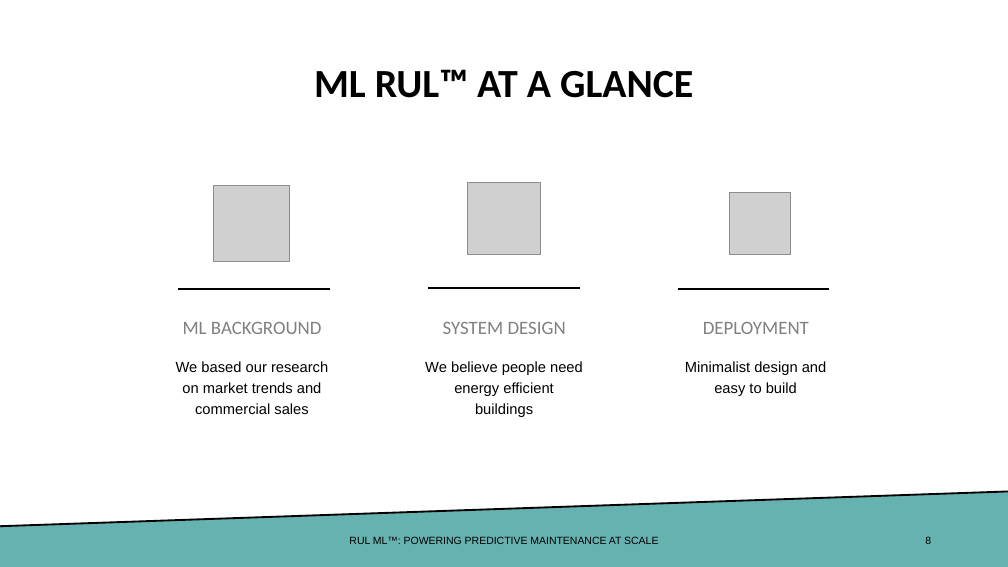
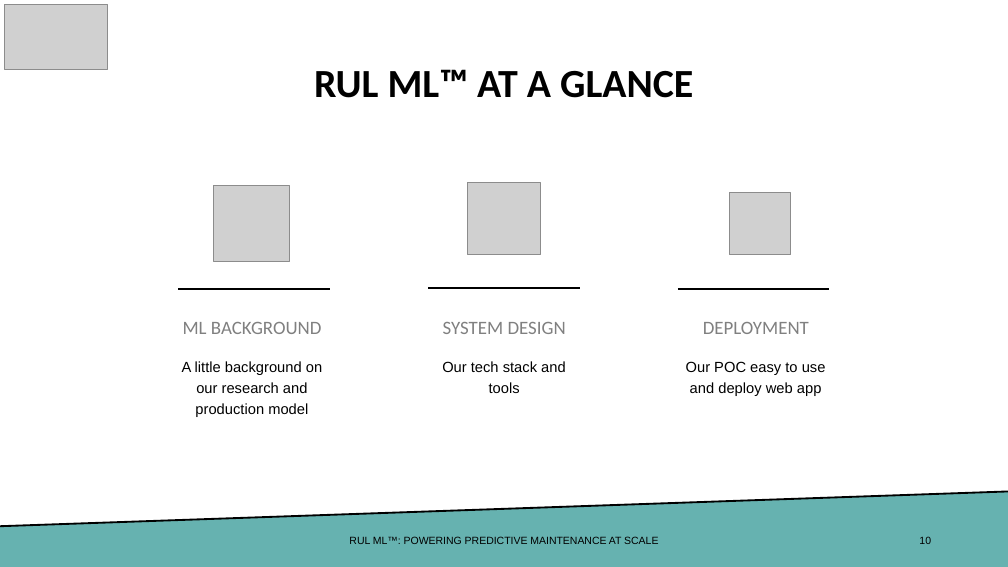
Before and after one commit to ddealwis09/Remaining_Useful_Life, a slide deck: slide 10 of docs/FourthBrain Capstone Demo Day Deck.pptx (slide 8 before the commit). Drawn at 1008x567 pixels with LibreOffice and Linux fonts; fonts in the diff are those of the drawing; grey boxes stand for pictures. Boxes give left, top, right and bottom in pixels: in the first picture for what was removed or moved away, otherwise in the second. Text is boxed around its words. In the diff, an @@ line names an element or a change of style, - is before the commit and + after.

```diff
--- a/docs/FourthBrain Capstone Demo Day Deck.pptx
+++ b/docs/FourthBrain Capstone Demo Day Deck.pptx
@@ picture added at bbox=[5, 5, 108, 70] @@
@@ title at bbox=[314, 69, 693, 98]: text changed @@
-ML RUL™ AT A GLANCE
+RUL ML™ AT A GLANCE
@@ text at bbox=[182, 361, 322, 417]: text changed @@
-We based our research on market trends and commercial sales
+A little background on our research and production model
@@ text at bbox=[442, 361, 566, 393]: text changed @@
-We believe people need energy efficient buildings
+Our tech stack and tools
@@ text at bbox=[686, 361, 826, 396]: text changed @@
-Minimalist design and easy to build
+Our POC easy to use and deploy web app
@@ page number at bbox=[919, 536, 931, 544]: text changed @@
-8
+10
```
Also in this commit, not shown: 13 other slides changed, 6 slides added, 3 slides removed, 1 other file.
